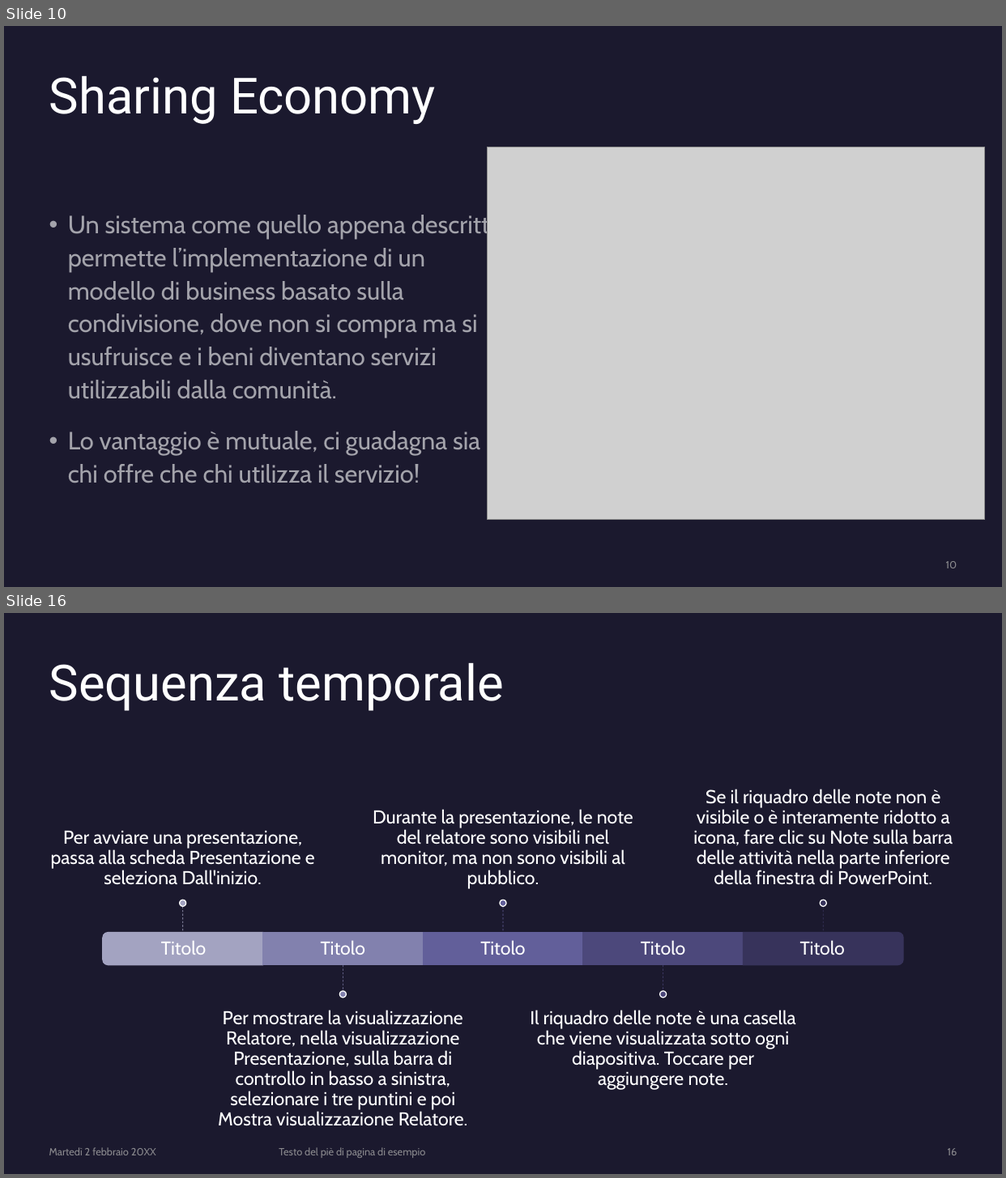
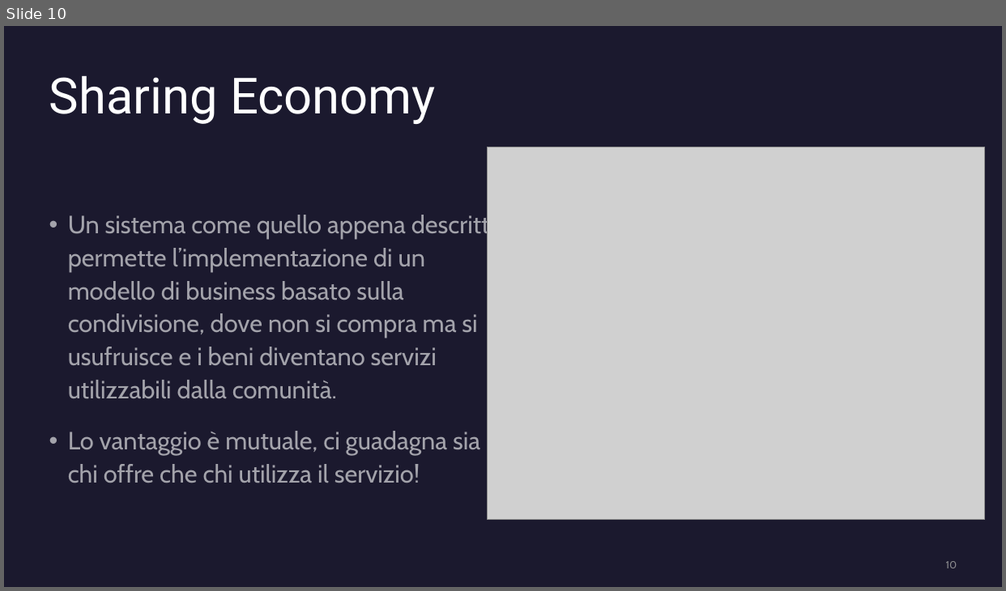
Before and after one commit to felicia-puzone/smart-office-project, a slide deck: Smart Office Doc/Smart Office.pptx. Shown one above the other, each under a label of ours: slides 10 and 16 before the commit, slide 10 after it; the slides between them are not shown. The pictures are 1006x1178 and 1006x591 pixels, drawn with LibreOffice and Linux fonts; fonts in the diff are those of the drawing; grey boxes stand for pictures. Boxes give left, top, right and bottom in pixels: in the first picture for what was removed or moved away, otherwise in the second. Text is boxed around its words. In the diff, an @@ line names an element or a change of style, - is before the commit and + after.

```diff
--- a/Smart Office Doc/Smart Office.pptx
+++ b/Smart Office Doc/Smart Office.pptx
@@ slide 16 removed at (4, 613, 1002, 1174), background #1B192E @@
@@ title removed at (49, 662, 504, 711) @@
-Sequenza temporale
@@ group removed at (51, 789, 953, 1127): 10 texts, 5 lines, 5 ellipses, 3 rectangles, 2 round same rects @@
-Titolo
-Per avviare una presentazione, passa alla scheda Presentazione e seleziona Dall'inizio.
-Titolo
-Per mostrare la visualizzazione Relatore, nella visualizzazione Presentazione, sulla barra di controllo in basso a sinistra, selezionare i tre puntini e poi Mostra visualizzazione Relatore.
-Titolo
-Durante la presentazione, le note del relatore sono visibili nel monitor, ma non sono visibili al pubblico.
-Titolo
-Il riquadro delle note è una casella che viene visualizzata sotto ogni diapositiva. Toccare per aggiungere note.
-Titolo
-Se il riquadro delle note non è visibile o è interamente ridotto a icona, fare clic su Note sulla barra delle attività nella parte inferiore della finestra di PowerPoint.
@@ text removed at (49, 1148, 156, 1156) @@
-Martedì 2 febbraio 20XX
@@ text removed at (279, 1148, 425, 1158) @@
-Testo del piè di pagina di esempio
@@ page number removed at (948, 1148, 957, 1156) @@
-16
```
Also in this commit, not shown: 3 slides changed, 2 slides added, 8 other slides removed, 4 other files.
